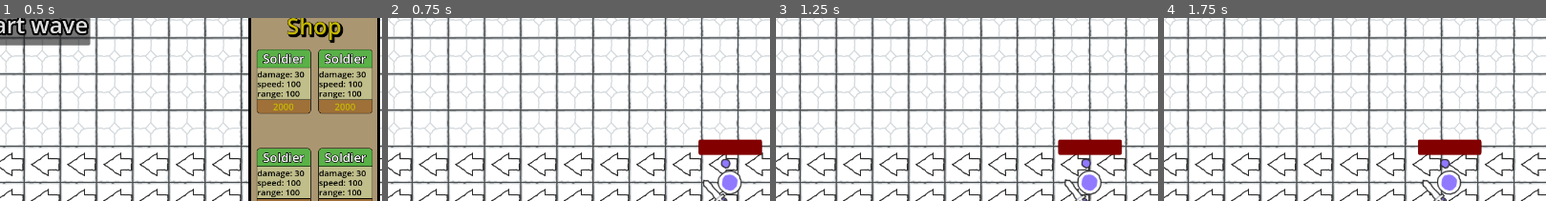
Above: before the commit, frames 1-4 (left to right).
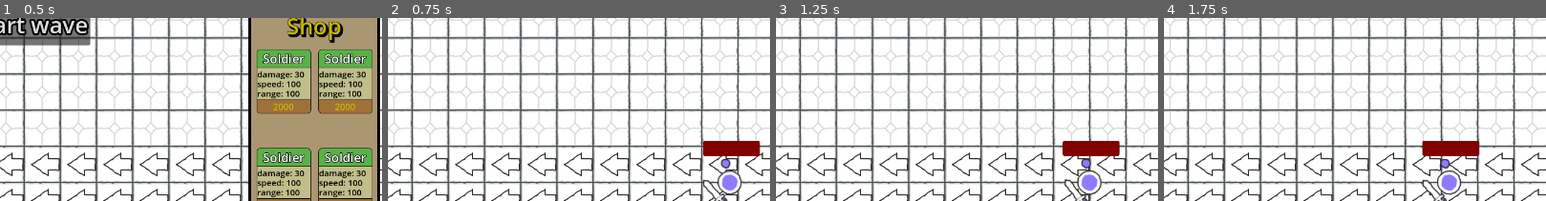
Above: after the commit, the same moments.

Repository: Piggward/guaxgaming
Game: Godot game, scene res://scenes/level.tscn
Two runs of this game, one before a commit and one after it. Both use one fixed random seed, a clock stepped at 60 frames per second and the inputs below.
Inputs (mouse positions are % of the whole screen's width and height, from its top left):
- Up to frame 1 (0.5 s): no input
- Up to frame 2 (0.75 s): click "Start wave" at 0.5 s
- Up to frame 3 (1.25 s): no input
- Up to frame 4 (1.75 s): move the mouse to (72, 45) at 1.27 s; press the mouse at (72, 45) at 1.28 s
The pictures show only the part of the screen within x 49-99%, y 4-54%; the shares and areas given below are measured in that part.

Frame 1 is identical in both runs. In frame 2, 0.5% of the frame differs, in the area x 81-98%, y 66-76%; in frame 3, 0.5%, in the area x 73-91%, y 66-76%; in frame 4, 0.5%.

Commit message:
polish damage label

Diff:
--- a/guax/scenes/enemies/basic_enemy/basic_enemy.tscn
+++ b/guax/scenes/enemies/basic_enemy/basic_enemy.tscn
@@ -226,10 +226,10 @@
 top_level = true
 
 [node name="ProgressBar" type="ProgressBar" parent="Node2D"]
-offset_left = -55.0
-offset_top = -76.0
-offset_right = 57.0
-offset_bottom = -49.0
+offset_left = -47.0
+offset_top = -74.0
+offset_right = 53.0
+offset_bottom = -47.0
 theme_override_styles/background = SubResource("StyleBoxFlat_yek2k")
 theme_override_styles/fill = SubResource("StyleBoxFlat_dpyk7")
 value = 75.0
--- a/guax/scripts/progress_bar.gd
+++ b/guax/scripts/progress_bar.gd
@@ -14,8 +14,16 @@
 func on_damage_taken(amount: int):
 	self.value = clamp(self.value - amount, 0, max_value)
 	var dlabel = DAMAGE_LABEL.instantiate()
-	self.add_child(dlabel)
+
+	# Set label parent to root so that if character dies, the text will still continue to flow.
+	get_tree().root.add_child(dlabel)
+	dlabel.global_position = self.global_position
 	dlabel.text = str(amount)
+
+	# Offset the position of the label so it fits better with the progress bar
+	dlabel.position.x += self.size.x / 2
+	dlabel.position.y -= self.size.y
+	dlabel.position.x -= dlabel.size.x / 2
 	pass
 
 # Called every frame. 'delta' is the elapsed time since the previous frame.
